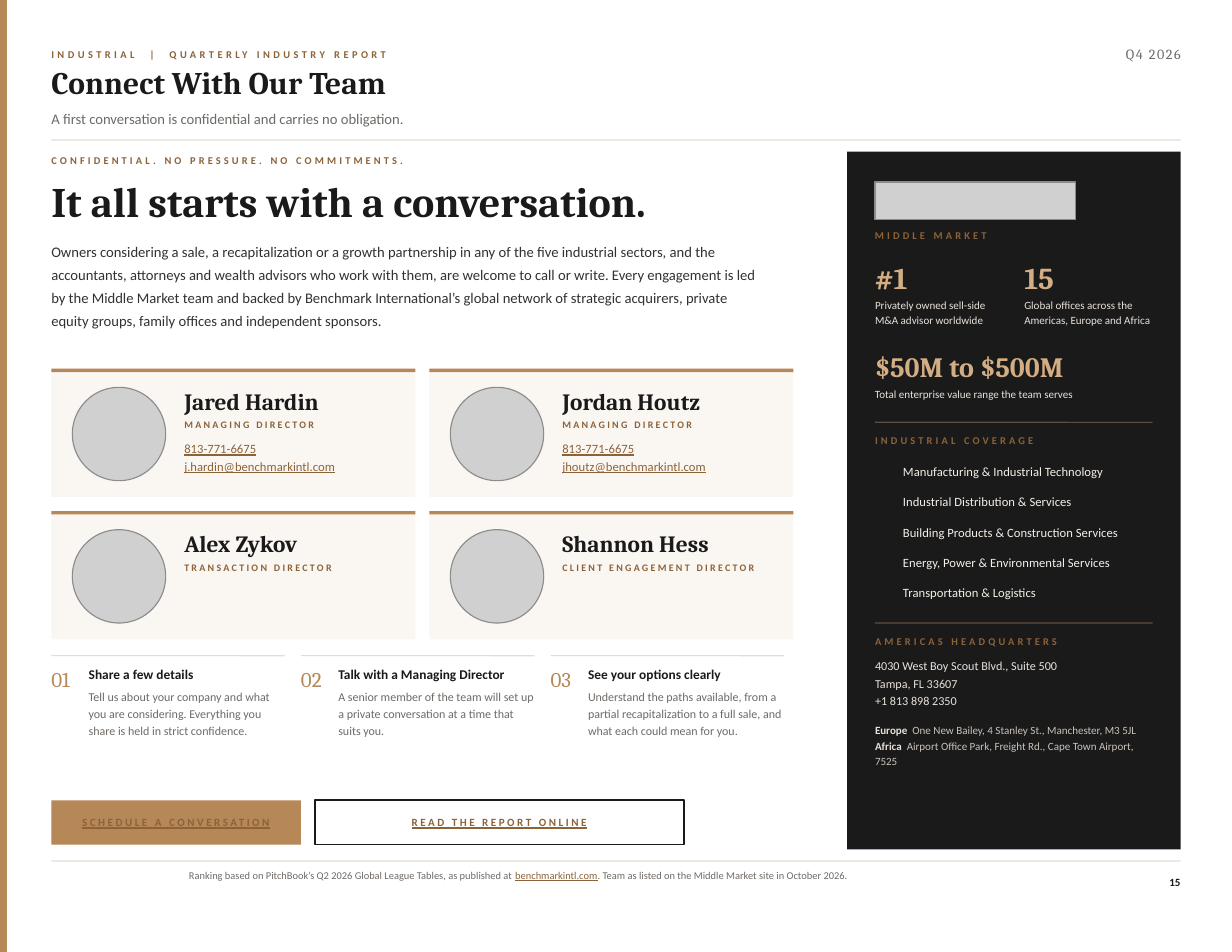
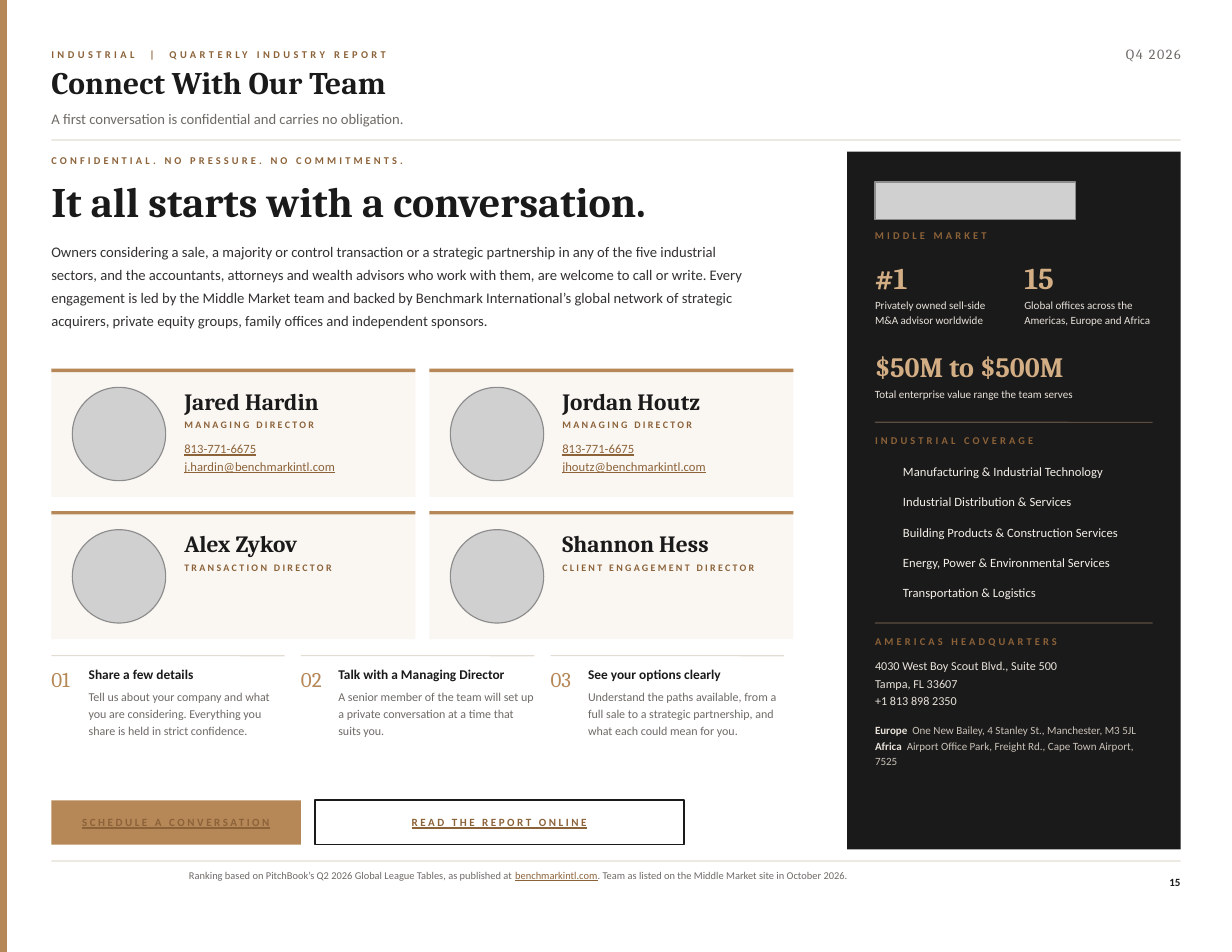
Before and after one commit to jp-hardin/about, a slide deck: slide 15 of mid-market-practice/_build/reports/industrial-q4-2026/brief.pptx. Drawn at 1232x952 pixels with LibreOffice and Linux fonts; fonts in the diff are those of the drawing; grey boxes stand for pictures; background and template pictures are left out. Boxes give left, top, right and bottom in pixels: in the first picture for what was removed or moved away, otherwise in the second. Text is boxed around its words. In the diff, an @@ line names an element or a change of style, - is before the commit and + after.

```diff
--- a/mid-market-practice/_build/reports/industrial-q4-2026/brief.pptx
+++ b/mid-market-practice/_build/reports/industrial-q4-2026/brief.pptx
@@ text at (51,247,742,329): text changed @@
-Owners considering a sale, a recapitalization or a growth partnership in any of the five industrial sectors, and the accountants, attorneys and wealth advisors who work with them, are welcome to call or write. Every engagement is led by the Middle Market team and backed by Benchmark International’s global network of strategic acquirers, private equity groups, family offices and independent sponsors.
+Owners considering a sale, a majority or control transaction or a strategic partnership in any of the five industrial sectors, and the accountants, attorneys and wealth advisors who work with them, are welcome to call or write. Every engagement is led by the Middle Market team and backed by Benchmark International’s global network of strategic acquirers, private equity groups, family offices and independent sponsors.
@@ text at (588,692,777,737): text changed @@
-Understand the paths available, from a partial recapitalization to a full sale, and what each could mean for you.
+Understand the paths available, from a full sale to a strategic partnership, and what each could mean for you.
```
Also in this commit, not shown: 2 other slides changed, 30 other files.
